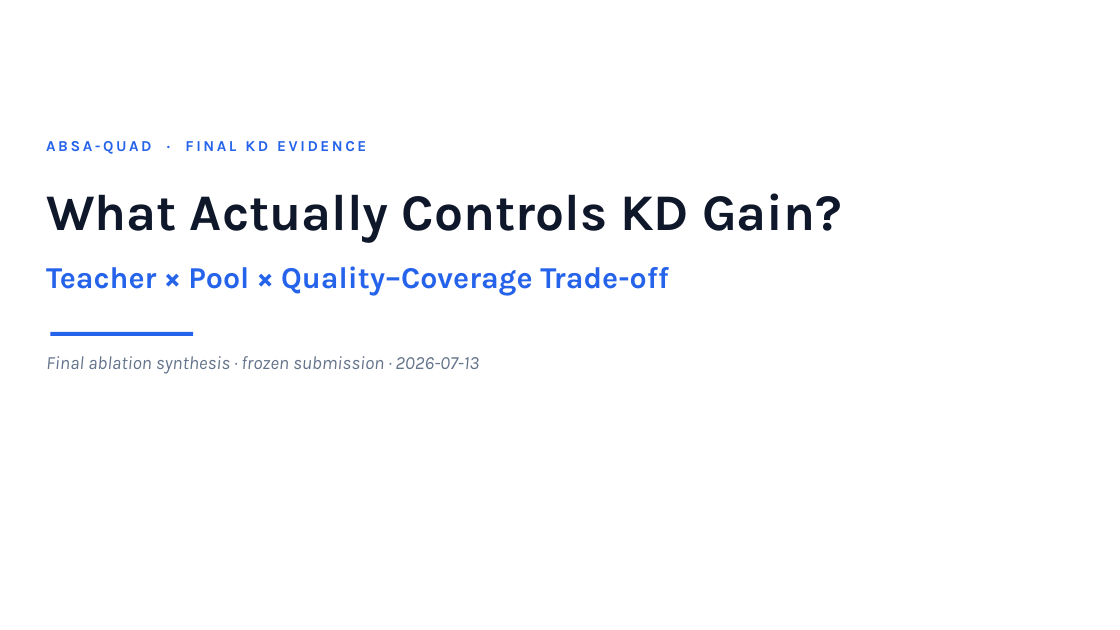
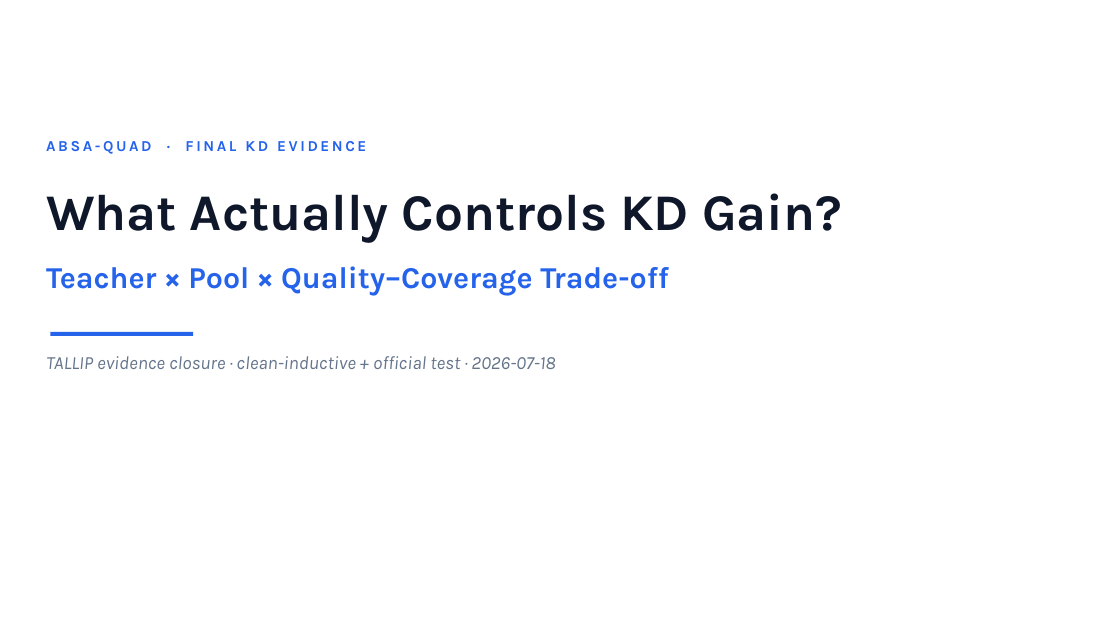
Before and after one commit to magnum-qin/ABSA-QUAD, a slide deck: slide 1 of docs/KD_ablation_final_20260713.pptx. Drawn at 1120x630 pixels with LibreOffice and Linux fonts; fonts in the diff are those of the drawing. Boxes give left, top, right and bottom in pixels: in the first picture for what was removed or moved away, otherwise in the second. Text is boxed around its words. In the diff, an @@ line names an element or a change of style, - is before the commit and + after.

Commit message:
Align conclusions with locked TALLIP evidence

```diff
--- a/docs/KD_ablation_final_20260713.pptx
+++ b/docs/KD_ablation_final_20260713.pptx
@@ text at (x1=46, y1=356, x2=555, y2=369): text changed @@
-Final ablation synthesis · frozen submission · 2026-07-13
+TALLIP evidence closure · clean-inductive + official test · 2026-07-18
```
Also in this commit, not shown: 3 other slides changed, 1 slide added, 1 slide removed, 24 other files.
